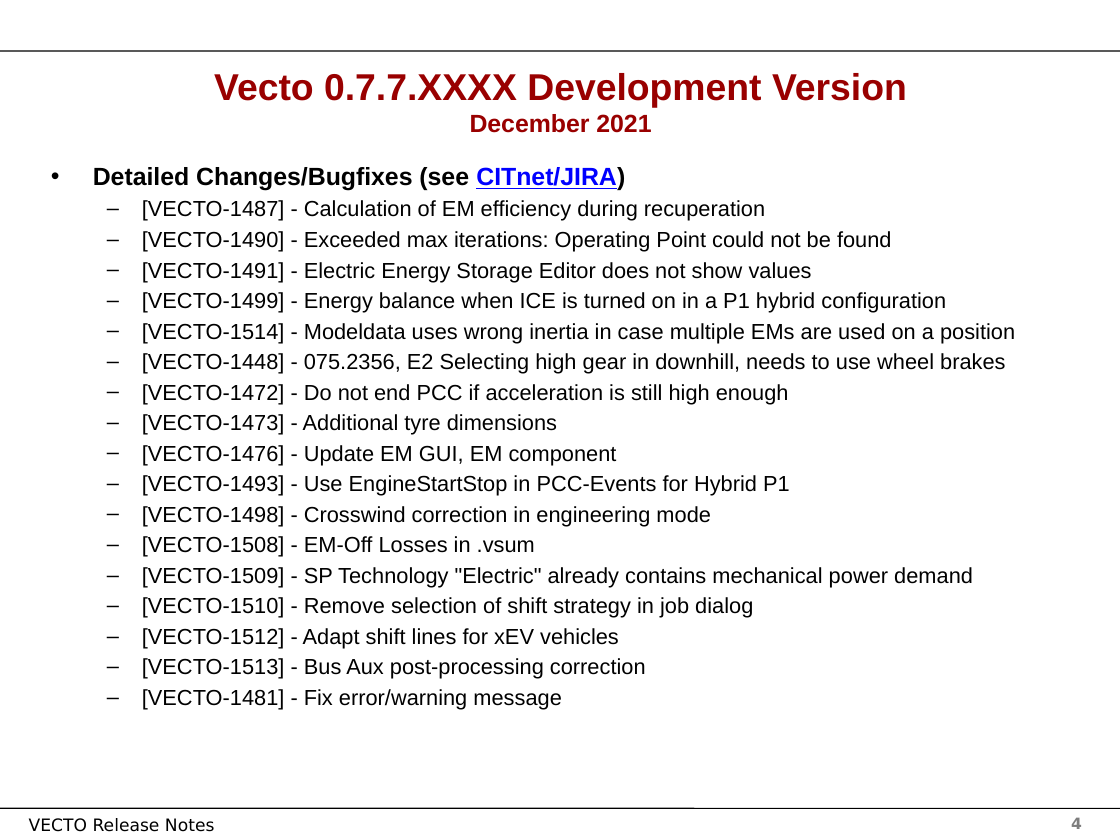
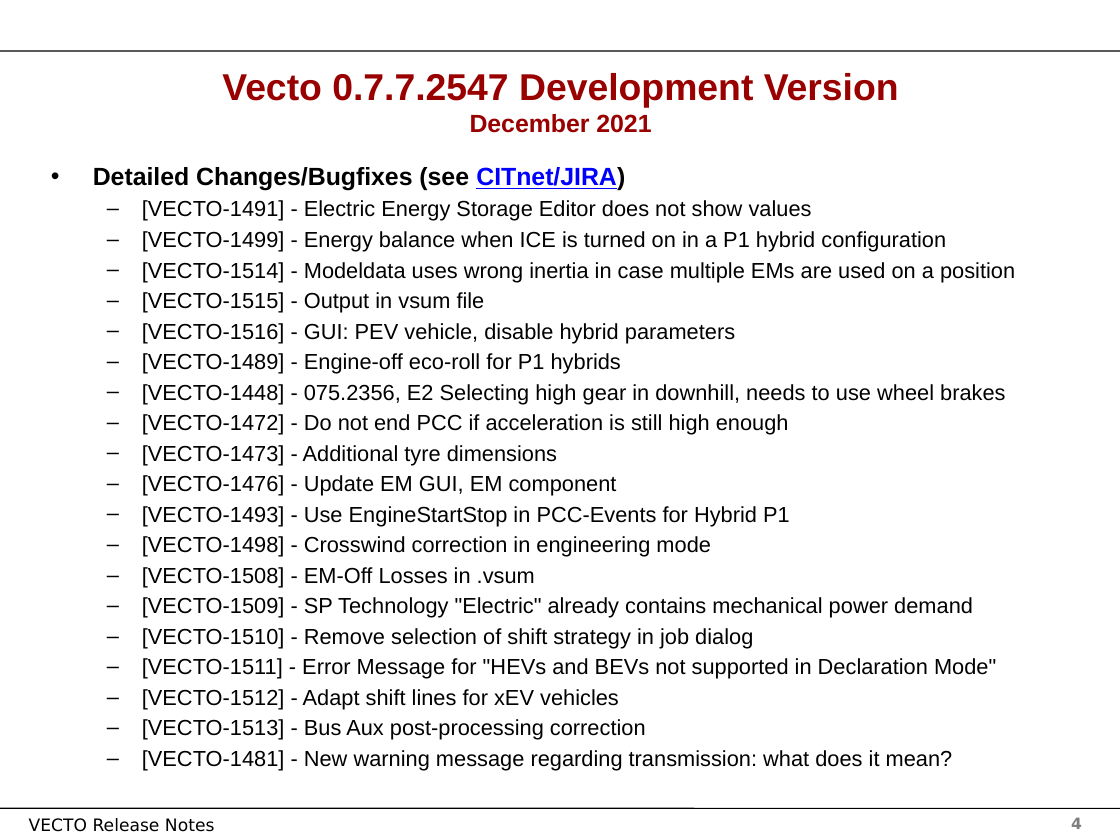
Before and after one commit to tanawadeatharva/BharatVECTO, a slide deck: slide 4 of Documentation/User Manual Source/Release Notes Vecto3.x.pptx. Drawn at 1120x840 pixels with LibreOffice and Linux fonts; fonts in the diff are those of the drawing; background and template pictures are left out. Boxes give left, top, right and bottom in pixels: in the first picture for what was removed or moved away, otherwise in the second. Text is boxed around its words. In the diff, an @@ line names an element or a change of style, - is before the commit and + after.

```diff
--- a/Documentation/User Manual Source/Release Notes Vecto3.x.pptx
+++ b/Documentation/User Manual Source/Release Notes Vecto3.x.pptx
@@ title at bbox=[222, 73, 899, 133]: text changed @@
-Vecto 0.7.7.XXXX Development Version
-December 2021
+Vecto 0.7.7.2547 Development Version
+December 2021
@@ text at bbox=[142, 200, 892, 252]: paragraphs removed @@
-  – [VECTO-1487] - Calculation of EM efficiency during recuperation
-  – [VECTO-1490] - Exceeded max iterations: Operating Point could not be found
@@ text at bbox=[142, 292, 735, 374]: paragraphs added @@
+  – [VECTO-1515] - Output in vsum file
+  – [VECTO-1516] - GUI: PEV vehicle, disable hybrid parameters
+  – [VECTO-1489] - Engine-off eco-roll for P1 hybrids
@@ text at bbox=[142, 658, 996, 679]: paragraph added @@
+  – [VECTO-1511] - Error Message for "HEVs and BEVs not supported in Declaration Mode"
@@ text at bbox=[142, 689, 562, 709]: text changed @@
-  – [VECTO-1481] - Fix error/warning message
+  – [VECTO-1481] - New warning message regarding transmission: what does it mean?
```
Also in this commit, not shown: 2 other slides changed.
